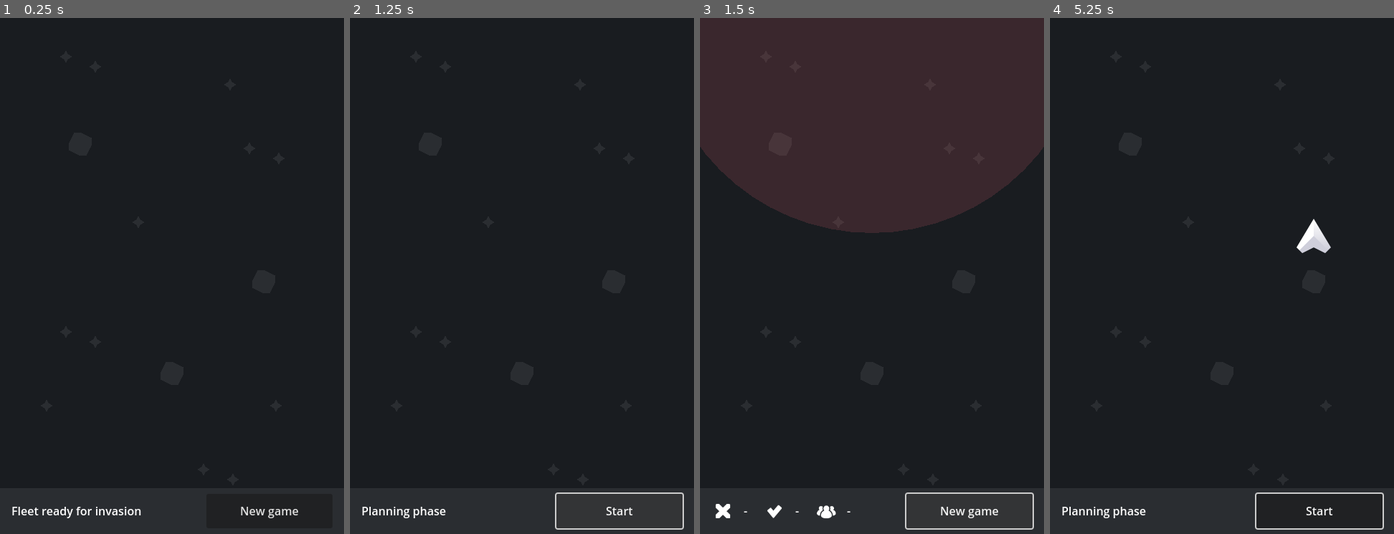
Above: before the commit, frames 1-4 (left to right).
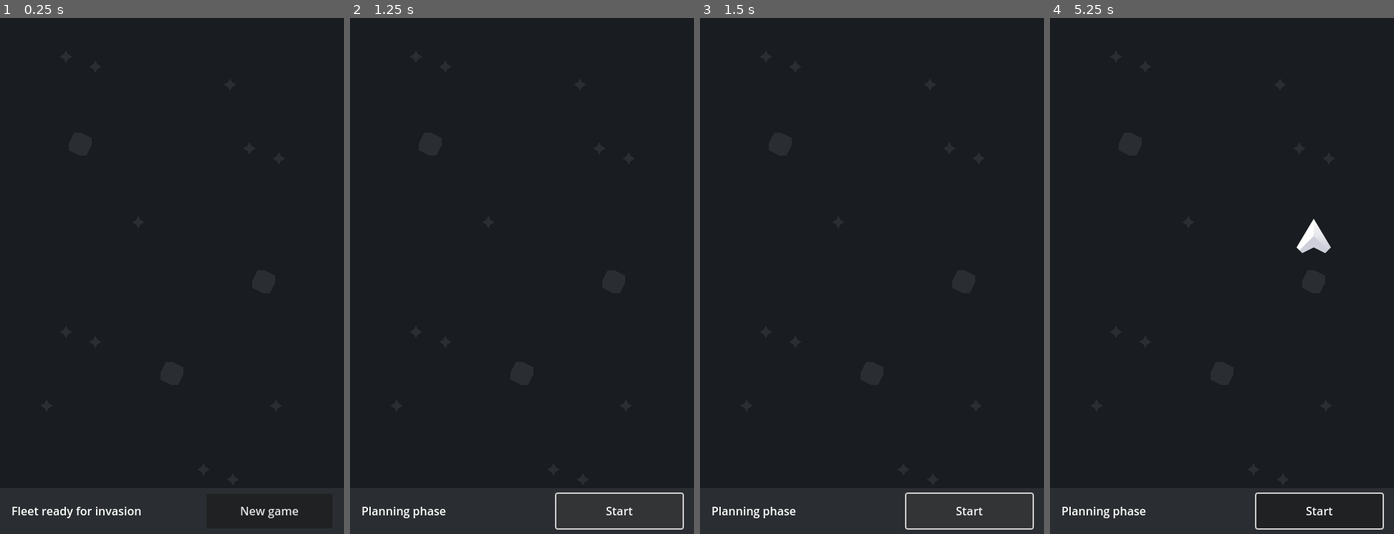
Above: after the commit, the same moments.

Repository: fabiomix/gmtk-2023
Game: Godot game, scene res://scenes/Main.tscn
Two runs of this game, one before a commit and one after it. Both use one fixed random seed, a clock stepped at 60 frames per second and the inputs below.
Inputs (mouse positions are in pixels of both pictures, inside the frame that each line leads up to):
- Up to frame 1 (0.25 s): no input
- Up to frame 2 (1.25 s): click "New game" at 0.5 s
- Up to frame 3 (1.5 s): click "Start" at 1.25 s
- Up to frame 4 (5.25 s): click "New game" (after the commit: "Start") at 2 s; click "Start" at 2.75 s; click "New game" (after the commit: "Start") at 3.5 s; click "Start" at 4.25 s; tap Enter at 5 s; move the mouse to (1297, 250) at 5.02 s; click (1297, 250) at 5.17 s

Frames 1-2 are identical in both runs. In frame 3, 37% of the frame differs, in the area x 0-100%, y 0-97%; in frame 4, nothing differs.

Commit message:
dont start game if there are no ships placed

Diff:
--- a/scripts/Main.gd
+++ b/scripts/Main.gd
@@ -45,7 +45,10 @@
 # - whether show the Hero and its fire range
 # - change button and label texts
 func _on_button_start_pressed():
-    var is_plan_phase = not $GameBoard.is_plan_phase
+    var is_plan_phase = $GameBoard.is_plan_phase
+    if is_plan_phase and len($GameBoard.battlefield_start) == 0:
+        return  # no ship on the field
+    is_plan_phase = not $GameBoard.is_plan_phase
     if is_plan_phase:
         reset_game()
     else:
